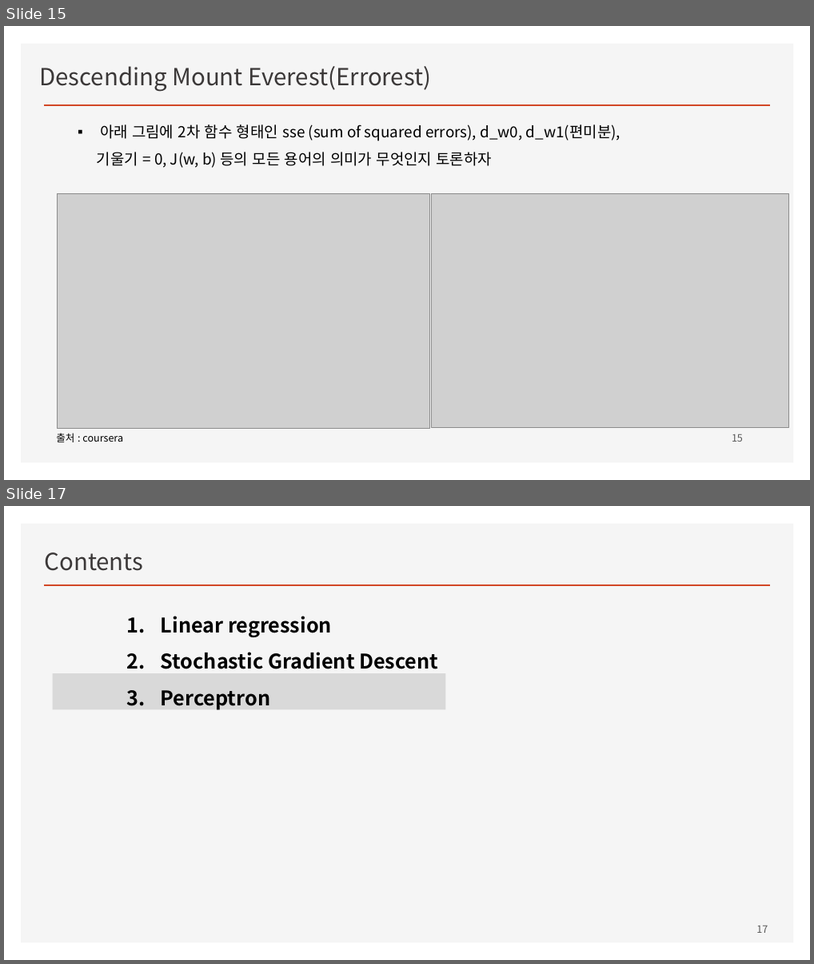
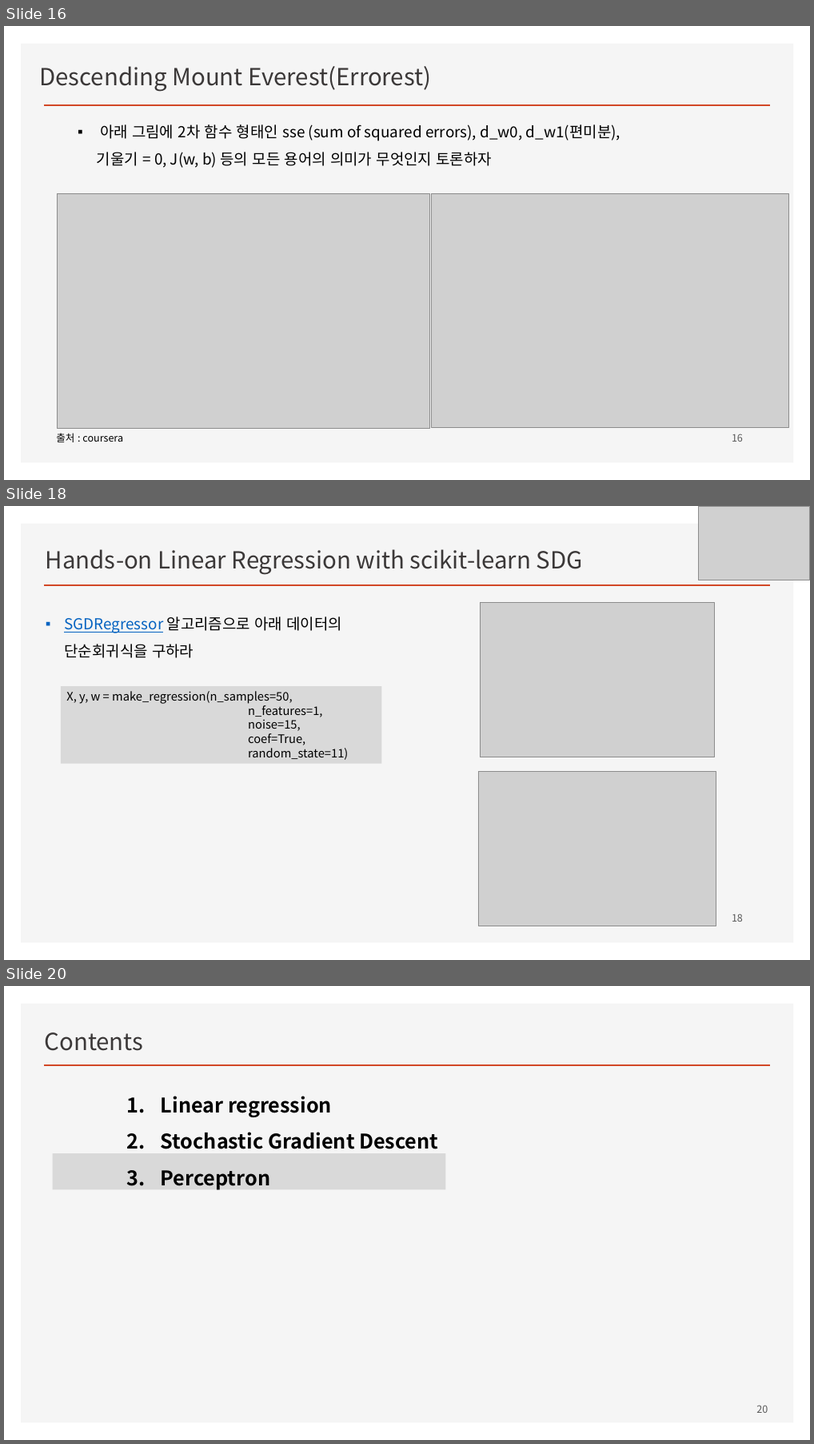
Before and after one commit to ancestor9/mathematics-for-machine-learning, a slide deck: w4_Perceptron_Regression.pptx. Shown one above the other, each under a label of ours: slides 15 and 17 before the commit, slides 16, 18 and 20 after it; the slides between them are not shown. The pictures are 814x964 and 814x1444 pixels, drawn with LibreOffice and Linux fonts; fonts in the diff are those of the drawing; grey boxes stand for pictures; background and template pictures are left out. Boxes give left, top, right and bottom in pixels: in the first picture for what was removed or moved away, otherwise in the second. Text is boxed around its words. In the diff, an @@ line names an element or a change of style, - is before the commit and + after.

```diff
--- a/w4_Perceptron_Regression.pptx
+++ b/w4_Perceptron_Regression.pptx
@@ slide 18 added at (4, 506, 810, 960), background #FFFFFF; not listed: 2 template elements that a slide beside it also shows @@
@@ picture added at (699, 507, 810, 580) @@
@@ text added at (46, 549, 583, 575), 28 pt, text #3B3838 @@
+Hands-on Linear Regression with scikit-learn SDG
@@ text added at (64, 616, 342, 658), 18 pt, text #000000 @@
+▪ SGDRegressor 알고리즘으로 아래 데이터의 단순회귀식을 구하라
@@ picture added at (480, 602, 715, 757) @@
@@ rectangle added at (61, 686, 382, 764), fill #D9D9D9, 14 pt, text #000000 @@
+X, y, w = make_regression(n_samples=50,
+n_features=1,
+noise=15,
+coef=True,
+random_state=11)
@@ picture added at (478, 771, 717, 926) @@
@@ page number added at (732, 913, 743, 921), 12 pt, text #595959 @@
+18
@@ what was slide 15 is now slide 16 @@
@@ page number at (732, 433, 743, 441): text changed @@
-15
+16
@@ what was slide 17 is now slide 20 @@
@@ page number at (757, 1404, 768, 1412): text changed @@
-17
+20
```
Also in this commit, not shown: 4 slides changed, 3 other slides added, 1 slide removed.
